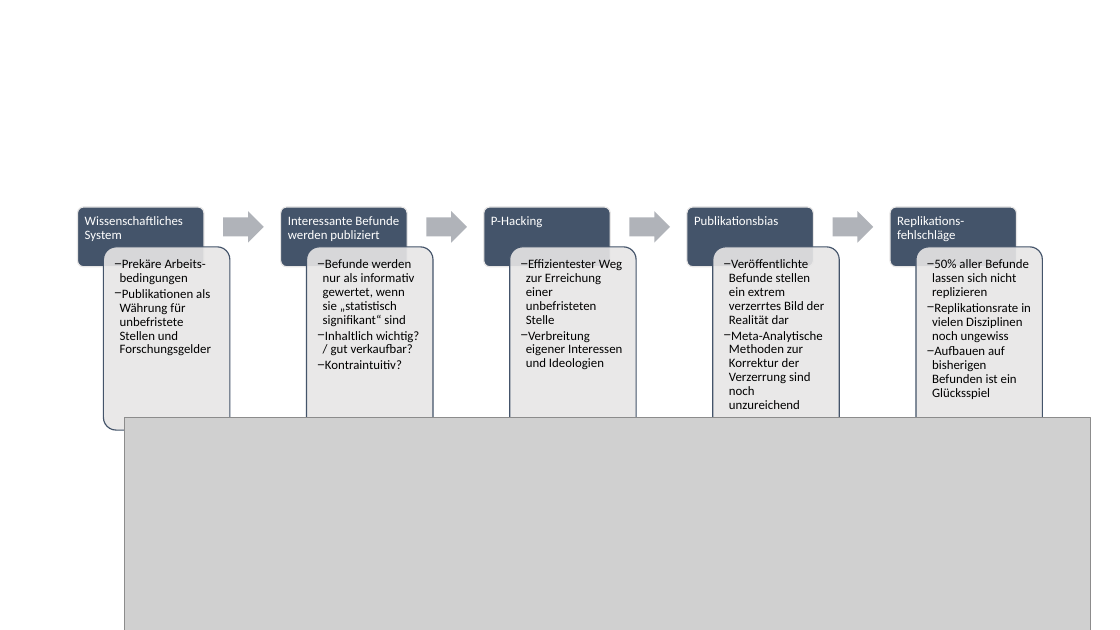
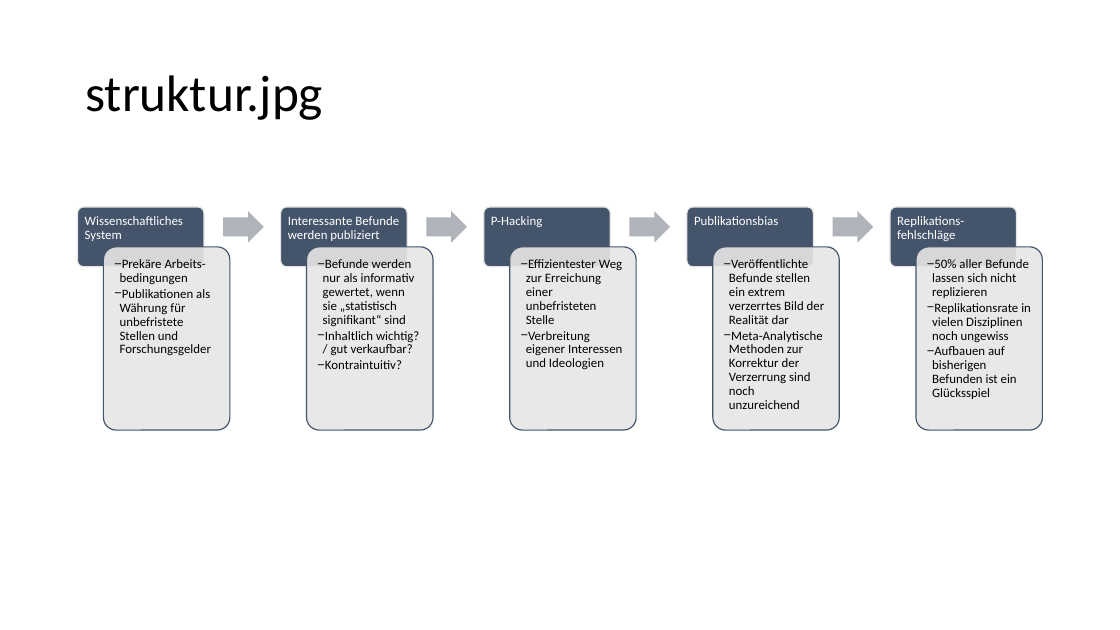
Before and after one commit to LukasRoeseler/opensciencebuch, a slide deck: slide 2 of images/Abbildungen-01.pptx. Drawn at 1120x630 pixels with LibreOffice and Linux fonts; fonts in the diff are those of the drawing; grey boxes stand for pictures. Boxes give left, top, right and bottom in pixels: in the first picture for what was removed or moved away, otherwise in the second. Text is boxed around its words. In the diff, an @@ line names an element or a change of style, - is before the commit and + after.

```diff
--- a/images/Abbildungen-01.pptx
+++ b/images/Abbildungen-01.pptx
@@ title added at <box>85,75,323,120</box>, 44 pt, text #000000 @@
+struktur.jpg
@@ picture removed at <box>124,418,1091,630</box> @@
```
Also in this commit, not shown: 8 other slides changed, 1 slide added, 2 slides removed.
